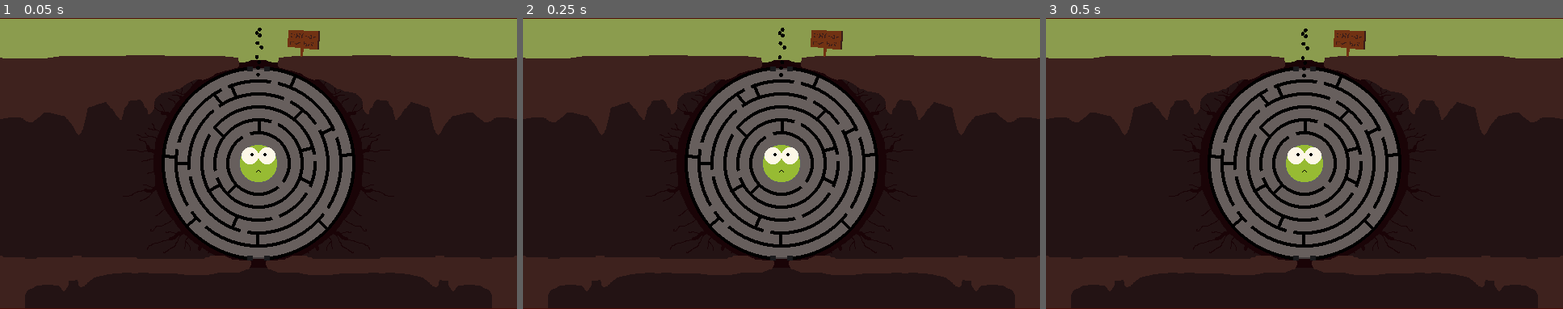
Above: before the commit, frames 1-3 (left to right).
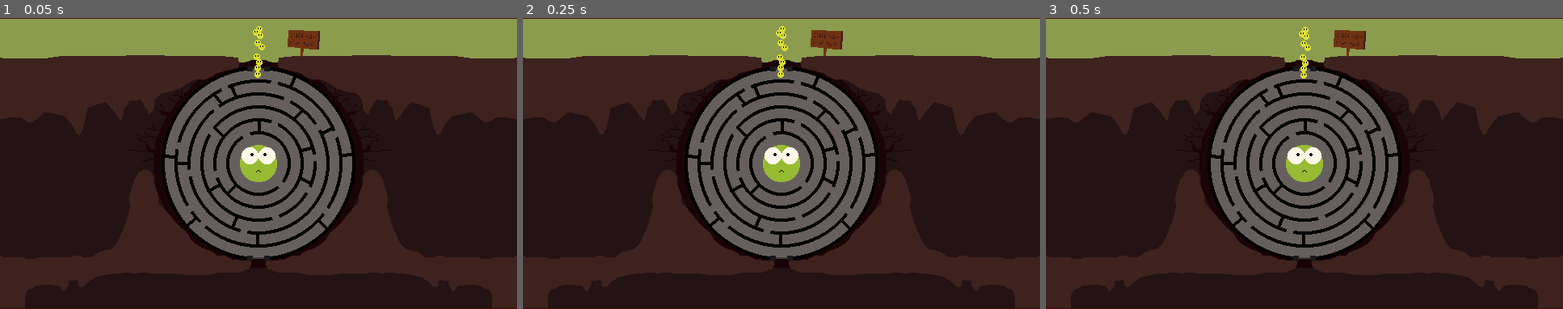
Above: after the commit, the same moments.

Repository: silvrgear/Ludum-Dare-game
Game: Godot game, scene res://scenes/Stage.tscn
Two runs of this game, one before a commit and one after it. Both use one fixed random seed, a clock stepped at 60 frames per second and the inputs below.
Inputs:
- Up to frame 1 (0.05 s): no input
- Up to frame 2 (0.25 s): no input
- Up to frame 3 (0.5 s): no input

The runs differ from the first frame. In frame 1, 6.0% of the frame differs, in the area x 17-83%, y 2-83%; in frame 2, 6.0%; in frame 3, 6.0%, in the area x 17-83%, y 3-83%.

Commit message:
Minor Fixes
- added slime sprite
- changed slime gravity

Diff:
--- a/entities/Slime.tscn
+++ b/entities/Slime.tscn
@@ -1,22 +1,20 @@
 [gd_scene load_steps=4 format=2]
 
-[ext_resource path="res://sprites/loop.png" type="Texture" id=1]
+[ext_resource path="res://sprites/slime.png" type="Texture" id=1]
 [ext_resource path="res://script/Slime.gd" type="Script" id=2]
 
 [sub_resource type="CircleShape2D" id=1]
 custom_solver_bias = 1.0
-radius = 2.37698
+radius = 3.20307
 
 [node name="Slime" type="RigidBody2D" groups=[
 "slime",
 ]]
-mode = 3
+mass = 2.0
+gravity_scale = 0.2
 script = ExtResource( 2 )
 
 [node name="Sprite" type="Sprite" parent="."]
-modulate = Color( 0, 1, 1, 1 )
-self_modulate = Color( 0.121569, 0.0235294, 0.0235294, 1 )
-scale = Vector2( 0.02, 0.02 )
 texture = ExtResource( 1 )
 
 [node name="CollisionShape2D" type="CollisionShape2D" parent="."]
Binary file changed: sprites/bg.png
Binary file added: sprites/slime.png
Not shown, added: sprites/slime.png.import
